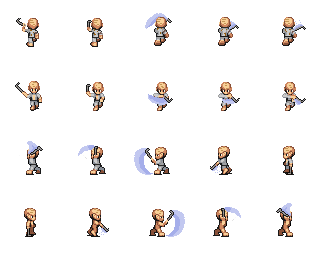
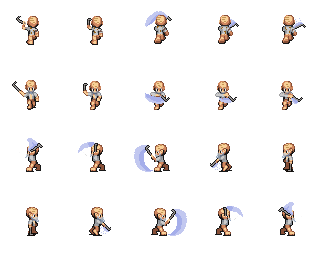
Comparing the layer stacks of the two 320x256 images. Changes:
moved "Layer 5" above "Layer 3", painted on it over [24, 87, 300, 239]
painted on "Layer 3" over [24, 25, 296, 226]
hid "Layer 4", painted on it over [27, 34, 294, 232]
painted on "Layer 1" over [12, 11, 306, 238]
